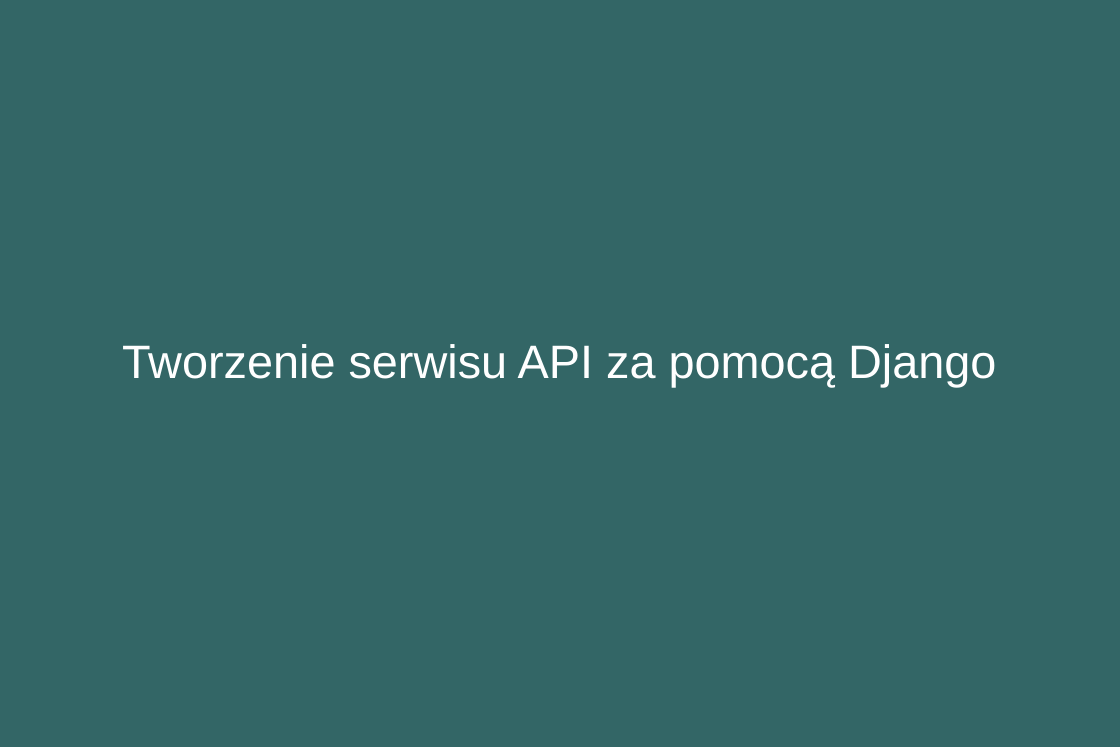
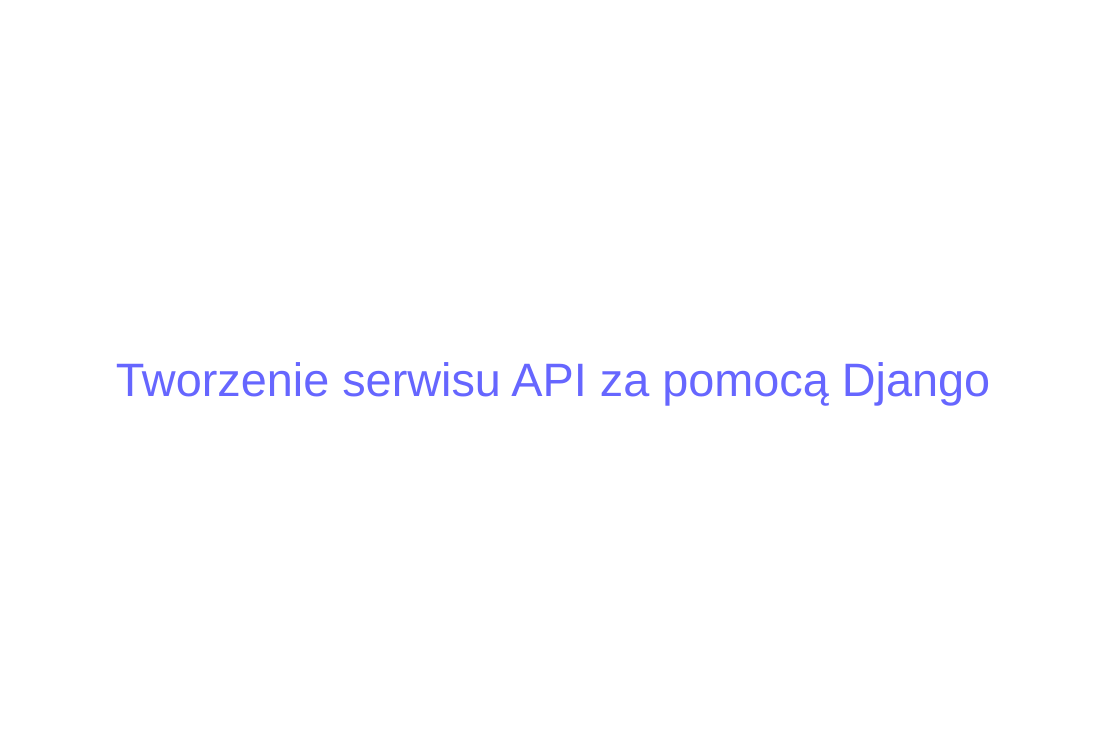
Before and after one commit to matulik/reinyzagam, a slide deck: slide 1 of Docs/presentation.odp. Drawn at 1120x747 pixels with LibreOffice and Linux fonts; fonts in the diff are those of the drawing. Boxes give left, top, right and bottom in pixels: in the first picture for what was removed or moved away, otherwise in the second. Text is boxed around its words. In the diff, an @@ line names an element or a change of style, - is before the commit and + after.

```diff
--- a/Docs/presentation.odp
+++ b/Docs/presentation.odp
@@ background #336666 to #FFFFFF @@
@@ title "Tworzenie serwisu API za pomocą ..." moved from (x1=122, y1=344, x2=996, y2=387) to (x1=116, y1=362, x2=990, y2=405) @@
@@ title "Tworzenie serwisu API za pomocą ..." at (x1=116, y1=362, x2=990, y2=405): text colour #FFFFFF to #6666FF @@
```
Also in this commit, not shown: 6 other slides changed, 4 slides added, 1 other file.
